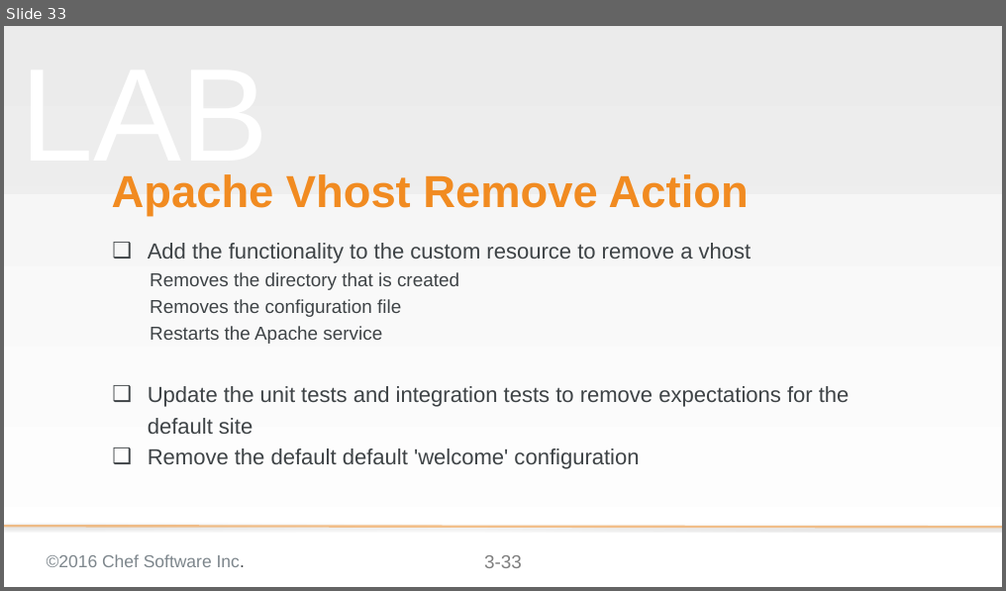
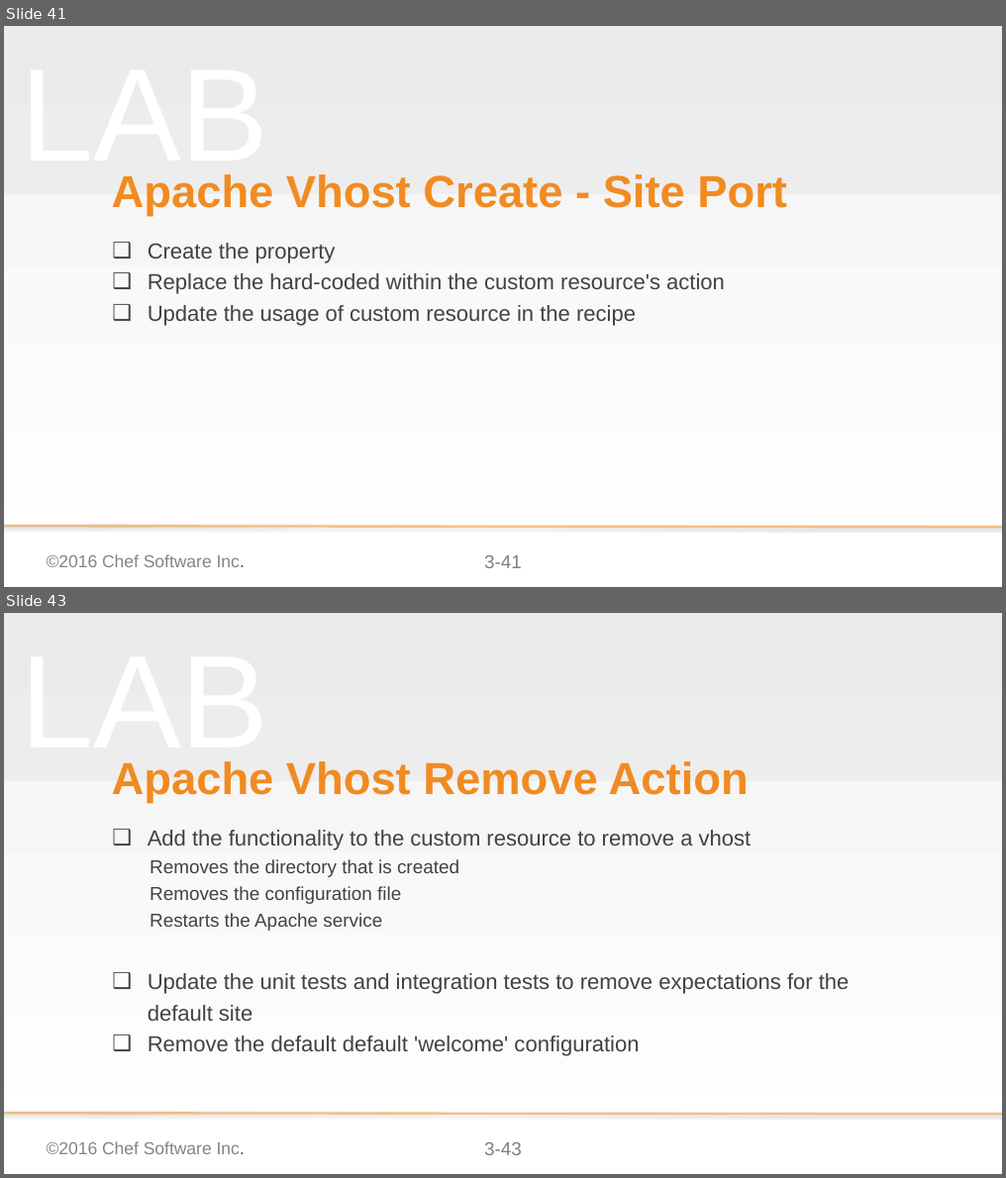
Before and after one commit to chef-training/extending_cookbooks, a slide deck: 03-creating_a_custom_resource-linux.pptx. Shown one above the other, each under a label of ours: slide 33 before the commit, slides 41 and 43 after it; the slides between them are not shown. The pictures are 1006x591 and 1006x1178 pixels, drawn with LibreOffice and Linux fonts; fonts in the diff are those of the drawing; background and template pictures are left out. Boxes give left, top, right and bottom in pixels: in the first picture for what was removed or moved away, otherwise in the second. Text is boxed around its words. In the diff, an @@ line names an element or a change of style, - is before the commit and + after.

Commit message:
Update the Custom Resource
Update the objectives
Add the group activity to create a property for the site name
Add a new activity to create the property for the site port

```diff
--- a/03-creating_a_custom_resource-linux.pptx
+++ b/03-creating_a_custom_resource-linux.pptx
@@ slide 41 added at [4,26,1002,587], background gradient #F2F2F2 to #FFFFFF; not listed: 5 template elements that a slide beside it also shows @@
@@ title added at [112,174,787,216], 57.6 pt, text #F18B21, bold @@
+Apache Vhost Create - Site Port
@@ subtitle added at [148,243,725,326], 28 pt, text #3E4346 @@
+❑ Create the property
+❑ Replace the hard-coded within the custom resource's action
+❑ Update the usage of custom resource in the recipe
@@ what was slide 33 is now slide 43 @@
@@ page number at [484,1143,522,1156]: text changed @@
-3-33
+3-43
```
Also in this commit, not shown: 4 slides changed, 9 other slides added.
